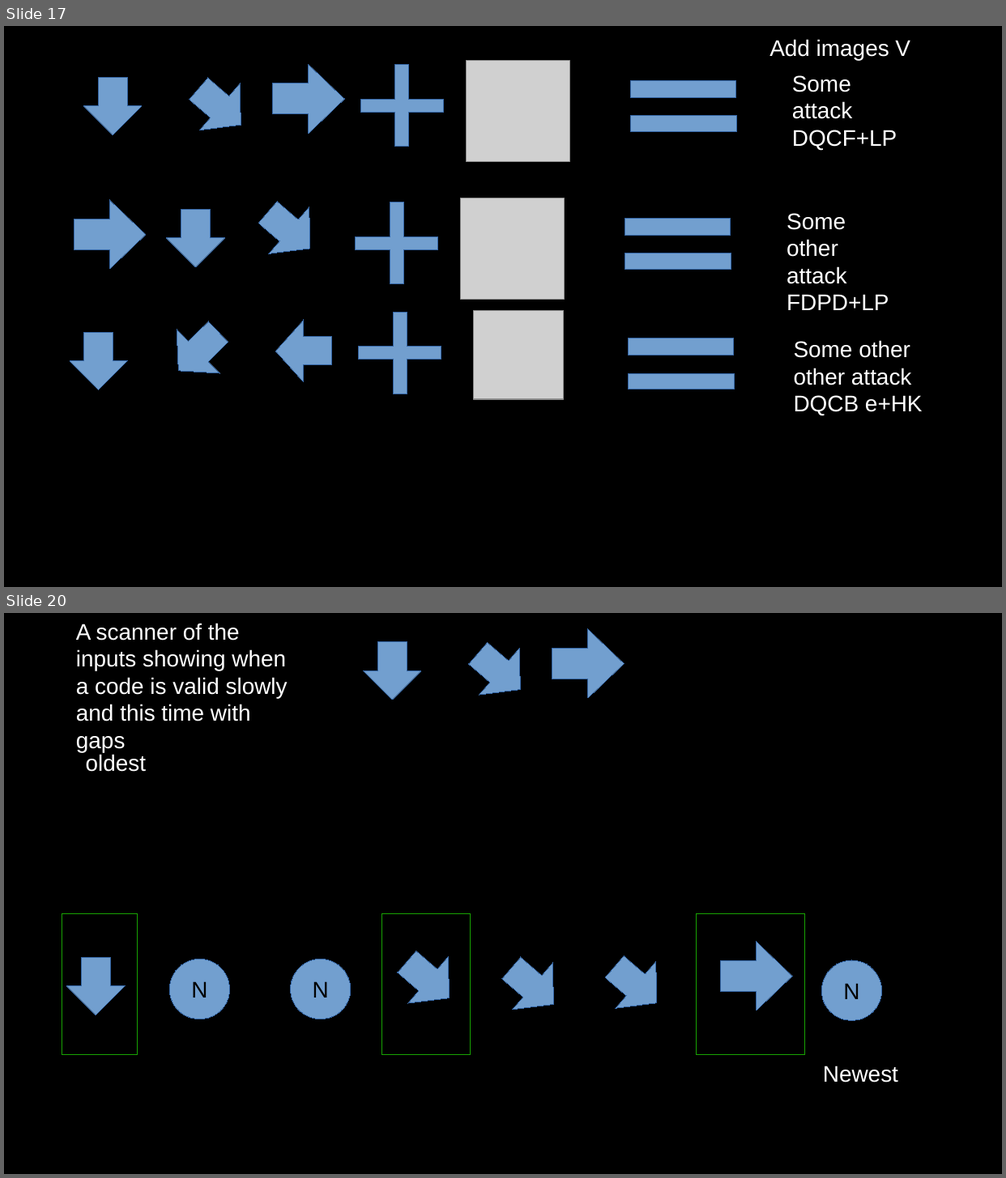
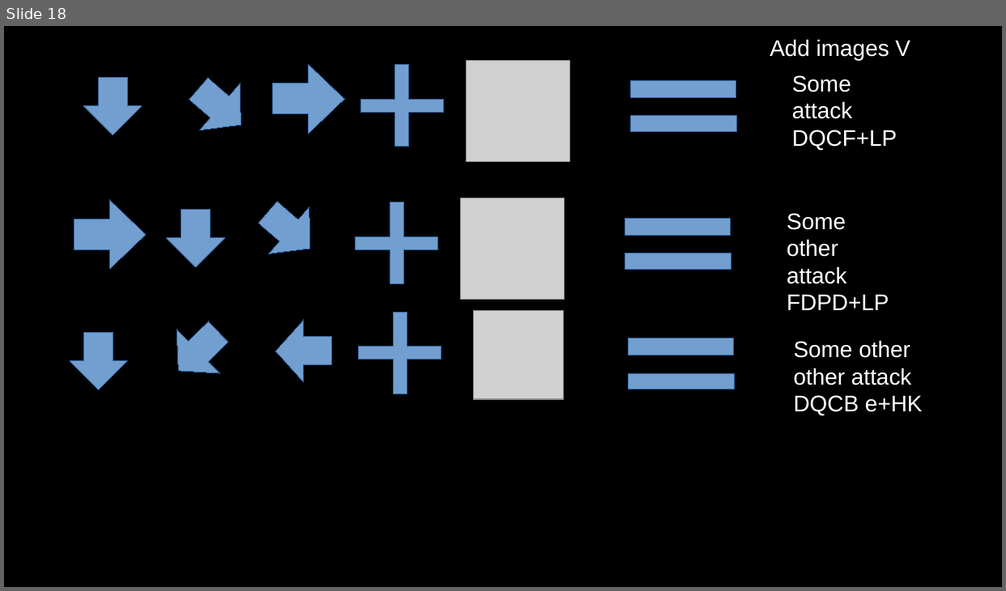
Before and after one commit to a-krum-of-bread-learns/fightvainia, a slide deck: world bulding game 1/draft video slides/input managemnt slides.odp. Shown one above the other, each under a label of ours: slides 17 and 20 before the commit, slide 18 after it; the slides between them are not shown. The pictures are 1006x1178 and 1006x591 pixels, drawn with LibreOffice and Linux fonts; fonts in the diff are those of the drawing; grey boxes stand for pictures. Boxes give left, top, right and bottom in pixels: in the first picture for what was removed or moved away, otherwise in the second. Text is boxed around its words. In the diff, an @@ line names an element or a change of style, - is before the commit and + after.

Commit message:
added a cpu and made a mini input manager for testing when making the video

```diff
--- a/world bulding game 1/draft video slides/input managemnt slides.odp
+++ b/world bulding game 1/draft video slides/input managemnt slides.odp
@@ slide 20 removed at bbox=[4, 613, 1002, 1174], background #000000 @@
@@ text removed at bbox=[76, 623, 288, 752] @@
-A scanner of the inputs showing when a code is valid slowly and this time with gaps
@@ left arrow removed at bbox=[458, 629, 541, 713] @@
@@ right arrow removed at bbox=[552, 629, 624, 698] @@
@@ down arrow removed at bbox=[364, 642, 421, 700] @@
@@ text removed at bbox=[86, 754, 147, 772] @@
-oldest
@@ rectangle removed at bbox=[62, 914, 138, 1056] @@
@@ rectangle removed at bbox=[381, 914, 470, 1056] @@
@@ rectangle removed at bbox=[697, 914, 805, 1056] @@
@@ left arrow removed at bbox=[387, 938, 471, 1022] @@
@@ left arrow removed at bbox=[491, 944, 574, 1029] @@
@@ left arrow removed at bbox=[594, 943, 678, 1028] @@
@@ right arrow removed at bbox=[720, 942, 792, 1011] @@
@@ down arrow removed at bbox=[67, 958, 126, 1016] @@
@@ ellipse removed at bbox=[170, 959, 229, 1019] @@
-N
@@ ellipse removed at bbox=[290, 959, 350, 1019] @@
-N
@@ ellipse removed at bbox=[822, 960, 881, 1020] @@
-N
@@ text removed at bbox=[823, 1066, 898, 1083] @@
-Newest
@@ what was slide 17 is now slide 18 @@
```
Also in this commit, not shown: 9 slides changed, 21 slides added, 15 other files.
